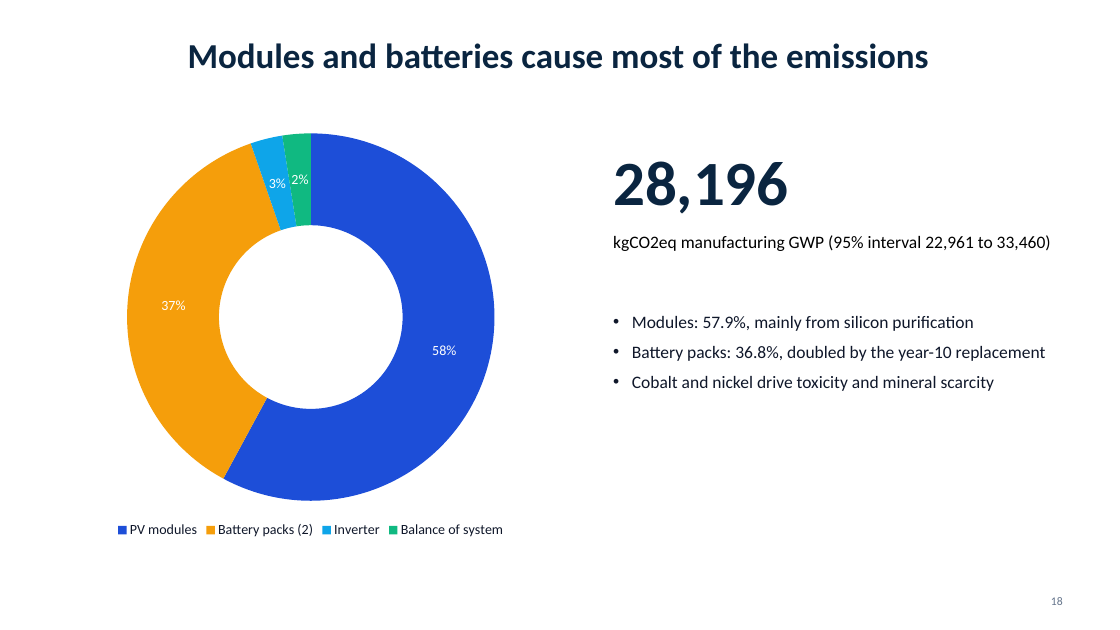
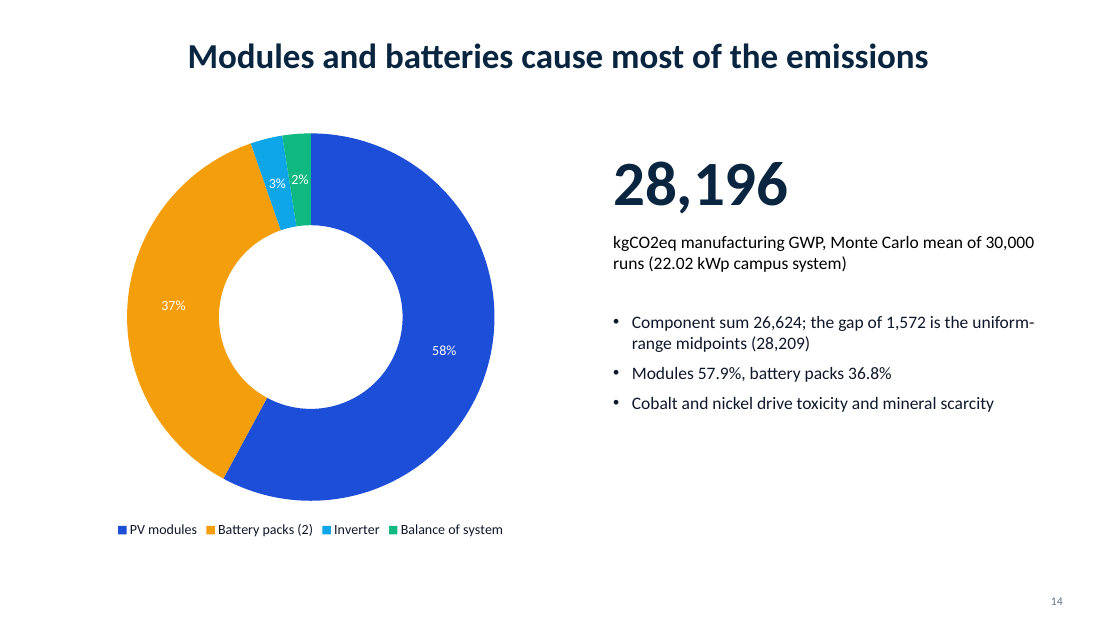
Before and after one commit to shariarmahir/Project-portfolio, a slide deck: slide 14 of public/downloads/presentation-iot-charging-infrastructure.pptx (slide 18 before the commit). Drawn at 1120x630 pixels with LibreOffice and Linux fonts; fonts in the diff are those of the drawing; background and template pictures are left out. Boxes give left, top, right and bottom in pixels: in the first picture for what was removed or moved away, otherwise in the second. Text is boxed around its words. In the diff, an @@ line names an element or a change of style, - is before the commit and + after.

```diff
--- a/public/downloads/presentation-iot-charging-infrastructure.pptx
+++ b/public/downloads/presentation-iot-charging-infrastructure.pptx
@@ text at (x1=613, y1=236, x2=1035, y2=272): text changed @@
-kgCO2eq manufacturing GWP (95% interval 22,961 to 33,460)
+kgCO2eq manufacturing GWP, Monte Carlo mean of 30,000 runs (22.02 kWp campus system)
@@ text at (x1=632, y1=316, x2=1034, y2=382): text changed @@
-• Modules: 57.9%, mainly from silicon purification
-• Battery packs: 36.8%, doubled by the year-10 replacement
+• Component sum 26,624; the gap of 1,572 is the uniform-range midpoints (28,209)
+• Modules 57.9%, battery packs 36.8%
@@ page number at (x1=1051, y1=597, x2=1063, y2=605): text changed @@
-18
+14
```
Also in this commit, not shown: 12 other slides changed, 10 slides added, 10 slides removed, 18 other files.
